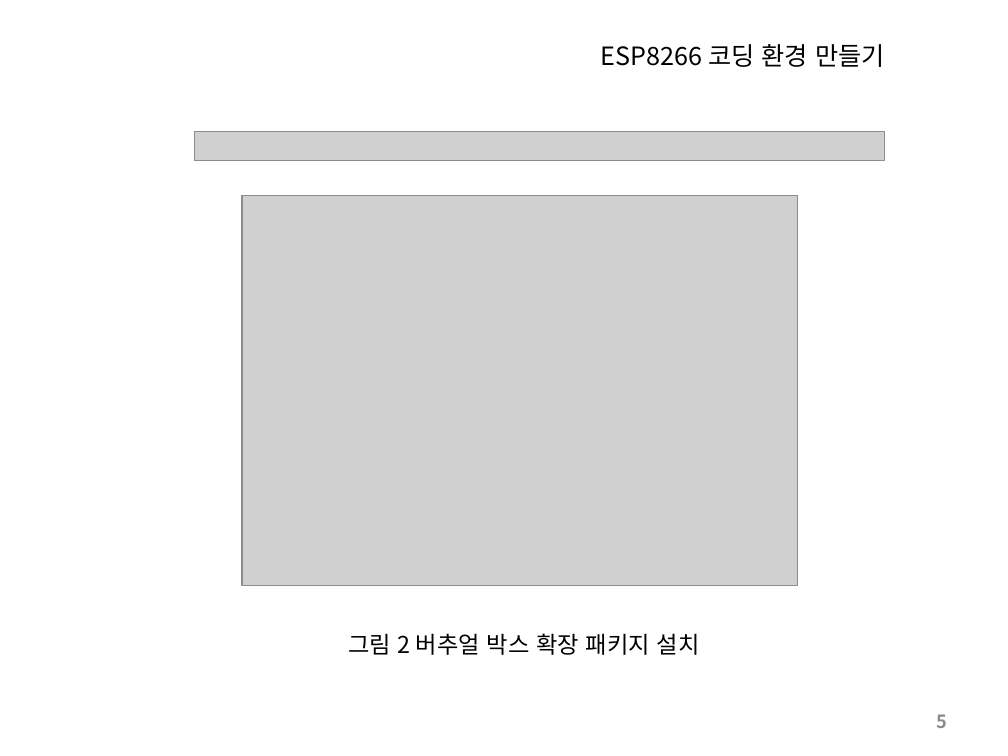
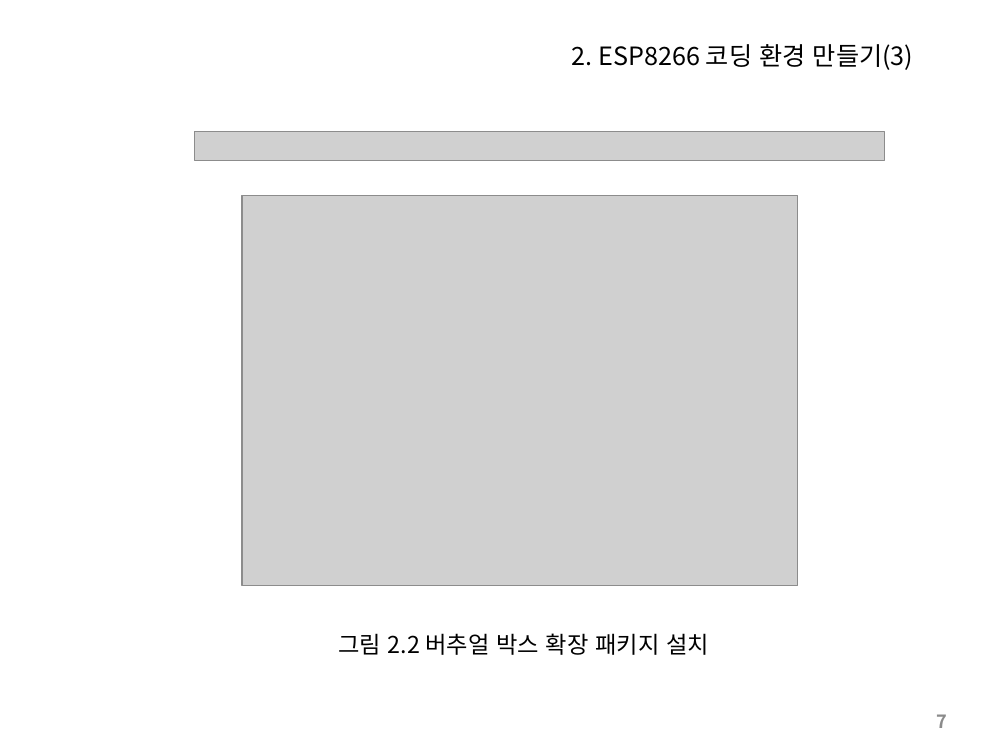
Before and after one commit to SleeperKKY/ESP8266, a slide deck: slide 7 of ESP8266 Direct Coding.pptx (slide 5 before the commit). Drawn at 1008x756 pixels with LibreOffice and Linux fonts; fonts in the diff are those of the drawing; grey boxes stand for pictures. Boxes give left, top, right and bottom in pixels: in the first picture for what was removed or moved away, otherwise in the second. Text is boxed around its words. In the diff, an @@ line names an element or a change of style, - is before the commit and + after.

```diff
--- a/ESP8266 Direct Coding.pptx
+++ b/ESP8266 Direct Coding.pptx
@@ title at box(572, 44, 914, 70): text changed @@
-ESP8266 코딩 환경 만들기
+2. ESP8266 코딩 환경 만들기(3)
@@ text at box(338, 633, 709, 655): text changed @@
-그림 2 버추얼 박스 확장 패키지 설치
+그림 2.2 버추얼 박스 확장 패키지 설치
@@ page number at box(937, 714, 948, 728): text changed @@
-5
+7
```
Also in this commit, not shown: 16 other slides changed, 4 slides added, 1 other file.
